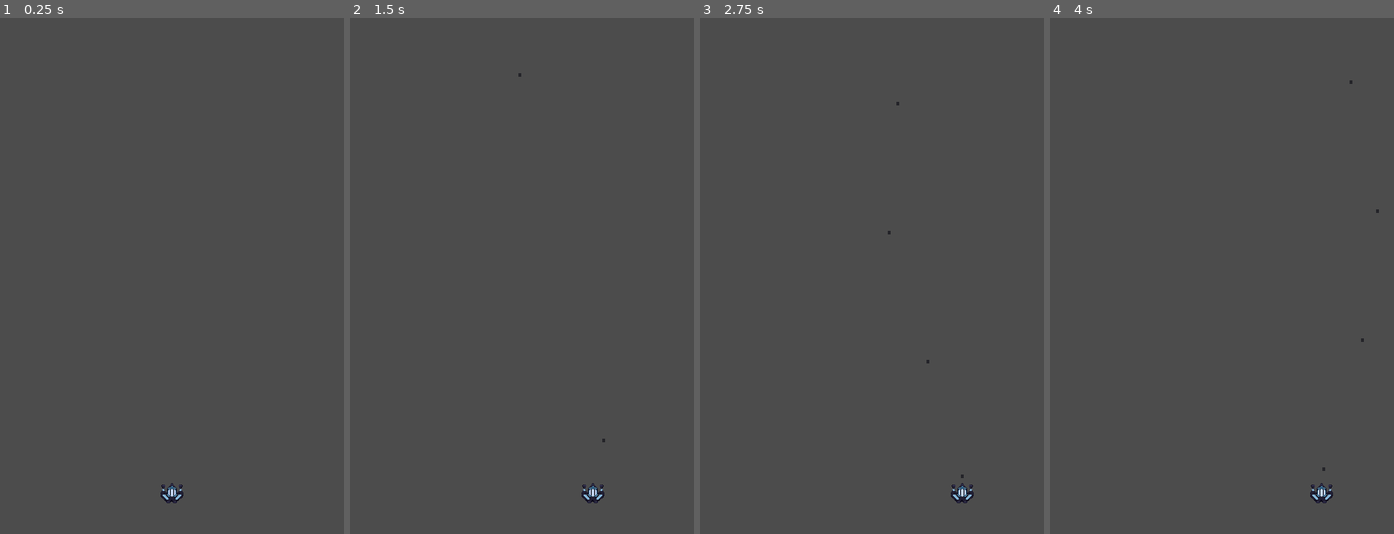
Above: before the commit, frames 1-4 (left to right).
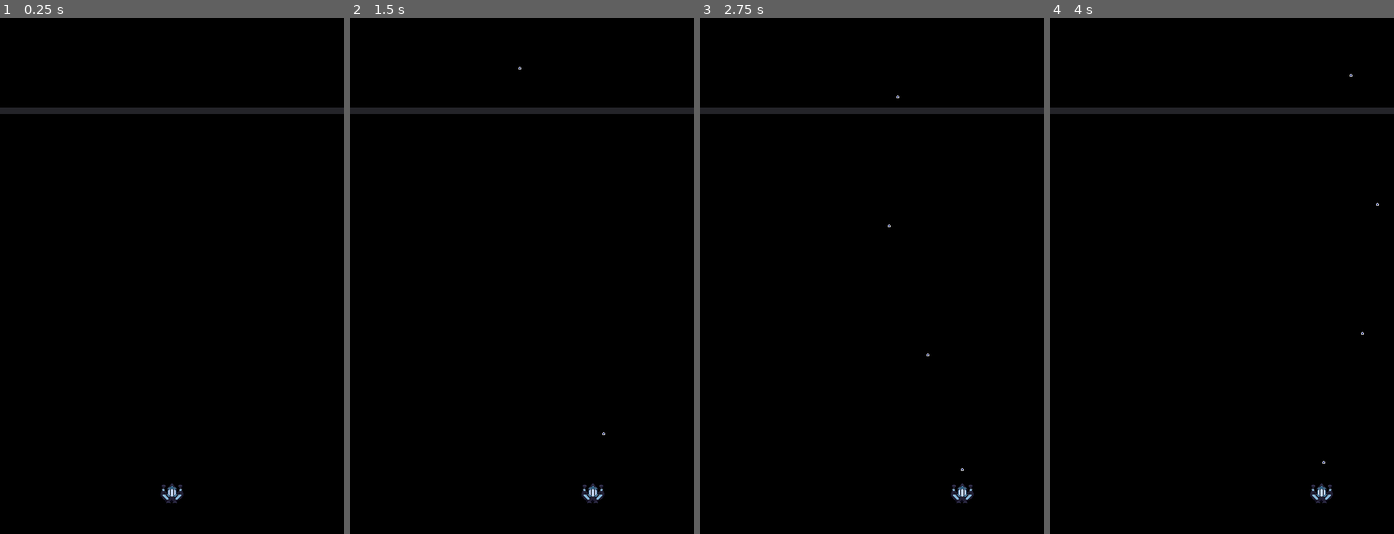
Above: after the commit, the same moments.

Repository: AmazingMat/Bootleg-Invaders
Game: Godot game, scene res://Main.tscn
Same seed, same stepped clock (60 frames per second), same inputs: the game is played once before the commit and once after it.
Inputs:
- Up to frame 1 (0.25 s): no input
- Up to frame 2 (1.5 s): tap Enter (ui_accept) at 0.5, 1.35 s; hold Right (ui_right) 0.53-1.28 s; hold Enter (ui_accept) 0.53-1.28 s; hold Left (ui_left) from 1.28 s (still down)
- Up to frame 3 (2.75 s): tap Enter (ui_accept) at 1.52, 1.82 s; release Left (ui_left) at 2.03 s; hold Right (ui_right) from 2.03 s (still down); hold Enter (ui_accept) from 2.03 s (still down)
- Up to frame 4 (4 s): release Enter (ui_accept) at 2.78 s; tap Enter (ui_accept) at 2.85, 3.02, 3.32 s; release Right (ui_right) at 3.53 s; hold Left (ui_left) from 3.53 s (still down); hold Enter (ui_accept) from 3.53 s (still down)

The runs differ from the first frame. In frame 1, 100% of the frame differs, in the area x 0-100%, y 0-100%; in frame 2, 100%; in frame 3, 100%; in frame 4, 100%.

Commit message:
Merged it :)

Diff:
--- a/Main.tscn
+++ b/Main.tscn
@@ -7,11 +7,22 @@
 [node name="Main" type="Node2D"]
 script = ExtResource( 1 )
 
+[node name="Panel" type="Panel" parent="."]
+modulate = Color( 0, 0, 0, 1 )
+self_modulate = Color( 0, 0, 0, 1 )
+margin_left = -1.0
+margin_top = -1.0
+margin_right = 483.0
+margin_bottom = 723.0
+
 [node name="PlayerShipPosition" type="Position2D" parent="."]
 position = Vector2( 240, 660 )
+__meta__ = {
+"_edit_group_": true
+}
 
 [node name="ProjectileBoundaryPos" type="Position2D" parent="."]
-position = Vector2( 0, 80 )
+position = Vector2( 0, 60 )
 
 [node name="PlayerSpaceShip" parent="." instance=ExtResource( 2 )]
 visible = false
--- a/PlayerSpaceShip.gd
+++ b/PlayerSpaceShip.gd
@@ -3,6 +3,7 @@
 signal hit
 
 export (PackedScene) var Projectile
+export (PackedScene) var ProjectileBoundary
 export var move_x = 100
 export var speed = 100
 var screen_size
@@ -33,4 +34,5 @@
 	hide() # Players disappears after being hit
 	emit_signal("hit")
 	$CollisionShape2D.set_deferred("disabled", true)
+	queue_free()
 	print_debug(body.name)
--- a/PlayerSpaceShip.tscn
+++ b/PlayerSpaceShip.tscn
@@ -1,8 +1,9 @@
-[gd_scene load_steps=5 format=2]
+[gd_scene load_steps=6 format=2]
 
 [ext_resource path="res://PlayerSpaceShip.gd" type="Script" id=1]
 [ext_resource path="res://Projectile.tscn" type="PackedScene" id=2]
-[ext_resource path="res://PlayerSpaceShip.png" type="Texture" id=3]
+[ext_resource path="res://ProjectileBoundary.tscn" type="PackedScene" id=3]
+[ext_resource path="res://PlayerSpaceShip.png" type="Texture" id=4]
 
 [sub_resource type="CircleShape2D" id=1]
 radius = 15.3097
@@ -13,15 +14,19 @@
 gravity = 0.0
 script = ExtResource( 1 )
 Projectile = ExtResource( 2 )
+ProjectileBoundary = ExtResource( 3 )
 move_x = 3
 speed = -600
 
 [node name="PlayerSpaceShip" type="Sprite" parent="."]
 position = Vector2( -0.115997, 0.814514 )
-texture = ExtResource( 3 )
+texture = ExtResource( 4 )
 
 [node name="ProjectilePosition" type="Position2D" parent="PlayerSpaceShip"]
-position = Vector2( 0, -20 )
+position = Vector2( 0, -30 )
+__meta__ = {
+"_edit_group_": true
+}
 
 [node name="CollisionShape2D" type="CollisionShape2D" parent="."]
 position = Vector2( 0, 0.923584 )
--- a/Projectile.gd
+++ b/Projectile.gd
@@ -2,14 +2,18 @@
 
 signal hit
 var Y_Transform
+var screen_size
+
+func _ready():
+	screen_size = get_viewport_rect().size
 
 func start(pos):
 	position = pos
 	show()
-	$CollisionShape2D.disabled = false
 
 func _on_Projectile_body_entered(body):
 	hide() # Players disappears after being hit
 	emit_signal("hit")
 	$CollisionShape2D.set_deferred("disabled", true)
 	queue_free()
+	print_debug(body.name)
--- a/Projectile.tscn
+++ b/Projectile.tscn
@@ -1,12 +1,14 @@
-[gd_scene load_steps=3 format=2]
+[gd_scene load_steps=4 format=2]
 
 [ext_resource path="res://Projectile.gd" type="Script" id=1]
+[ext_resource path="res://PlayerProjectlie.png" type="Texture" id=2]
 
 [sub_resource type="RectangleShape2D" id=1]
-extents = Vector2( 2.03528, 2.50605 )
+extents = Vector2( 2.03528, 1.98375 )
 
 [node name="Projectile" type="RigidBody2D"]
 position = Vector2( 10.6526, 9.12343 )
+mode = 2
 mass = 0.00102041
 gravity_scale = 0.0
 linear_damp = 0.0
@@ -14,12 +16,10 @@
 script = ExtResource( 1 )
 
 [node name="CollisionShape2D" type="CollisionShape2D" parent="."]
-position = Vector2( 0.010582, -0.500598 )
+position = Vector2( -0.0318975, 0.462273 )
 shape = SubResource( 1 )
 
-[node name="Panel" type="Panel" parent="."]
-margin_left = -2.09797
-margin_top = -2.96744
-margin_right = 1.90203
-margin_bottom = 2.03256
+[node name="Sprite" type="Sprite" parent="."]
+position = Vector2( -0.0424786, 0.438956 )
+texture = ExtResource( 2 )
 [connection signal="body_entered" from="." to="." method="_on_Projectile_body_entered"]
--- a/ProjectileBoundary.gd
+++ b/ProjectileBoundary.gd
@@ -1,16 +1,7 @@
 extends Area2D
 
-# Declare member variables here. Examples:
-# var a = 2
-# var b = "text"
-
-# Callesd when the node enters the scene tree for the first time.
-func _ready():
-	pass # Replace with function body.
-
-# Called every frame. 'delta' is the elapsed time since the previous frame.
-#func _process(delta):
-#	pass
+signal hit
 
 func _on_ProjectileBoundary_body_entered(body):
-	pass # Replace with function body.
+	print_debug(body.name)
+	emit_signal("hit")
--- a/ProjectileBoundary.tscn
+++ b/ProjectileBoundary.tscn
@@ -13,8 +13,7 @@
 shape = SubResource( 1 )
 
 [node name="Panel" type="Panel" parent="."]
-visible = false
-margin_top = 40.0
+margin_top = 65.0
 margin_right = 480.0
-margin_bottom = 49.0
+margin_bottom = 74.0
 [connection signal="body_entered" from="." to="." method="_on_ProjectileBoundary_body_entered"]
